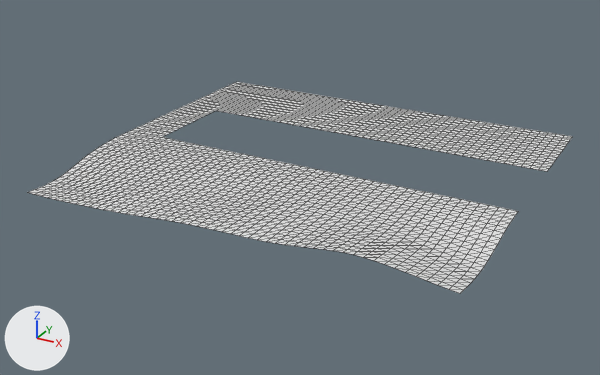
One commit to the glTF model public/assets/testmap/terrain_2_1.glb: the scene before it, then after it.
Both versions are drawn from a camera (50 mm lens) standing at (67.4, -109.6, 36.1) and looking at (23.9, -30.6, -3.4). Every picture has the same lights, and +X, +Y and +Z are marked at lower left. The picture after the commit comes second. Mesh edges are drawn as thin lines. Vertices at exactly the same position are counted once.

The scene before the commit, as lines of its bpy script (objects in view):
```python
me_terrain_2_1 = bpy.data.meshes.new('terrain_2_1')
me_terrain_2_1.from_pydata(...)  # 1749 vertices, 3220 faces; spans x 0.0..50.0, y -50.0..-7.0, z -1.8..0.9
# faces by material slot: [500, 2720]
me_terrain_2_1.materials.append(mat_ground_forest)  # white #e7e7e7
me_terrain_2_1.materials.append(mat_ground_grass)  # white #e7e7e7
ob_terrain_2_1 = bpy.data.objects.new('terrain_2_1', me_terrain_2_1)
ob_terrain_2_1.location = (0.0, 0.0, 0.0)
```
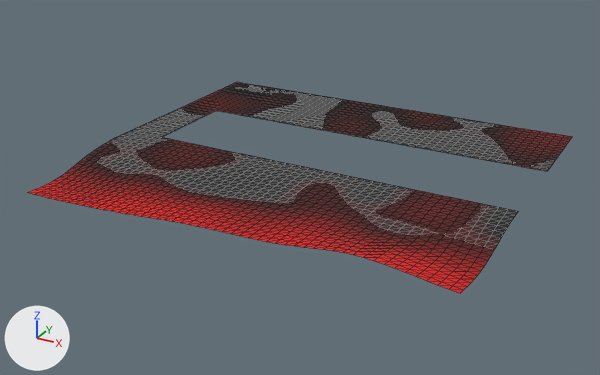
Changed parts and their boxes (x1, y1, x2, y2) in the pictures (600 x 375 px):
part 1 of me_terrain_2_1, recoloured (darker): (28, 177, 478, 293) in both
part 2 of me_terrain_2_1, recoloured (darker): (60, 82, 572, 275) in both

Edits to the bpy script that builds the scene:
```text
Add mat_terrain_blend:
    mat_terrain_blend = bpy.data.materials.new('terrain_blend')
    # nodes: BsdfPrincipled, Mix, OutputMaterial, VertexColor
    # colours: white #e7e7e7, mixed with the vertex colours
Change me_terrain_2_1:
    where me_terrain_2_1.from_pydata(...)  # 1749 vertices, 3220 faces; spans x 0.0..50.0, y -50.0..-7.0, z -1.8..0.9
    used by ob_terrain_2_1; location = (0.0, 0.0, 0.0)
    me_terrain_2_1 part 1: all 500 faces that had it switch from mat_ground_forest (white #e7e7e7) to mat_terrain_blend
    me_terrain_2_1 part 2: all 2720 faces that had it switch from mat_ground_grass (white #e7e7e7) to mat_terrain_blend
    me_terrain_2_1 part 3: vertex colours changed
```
